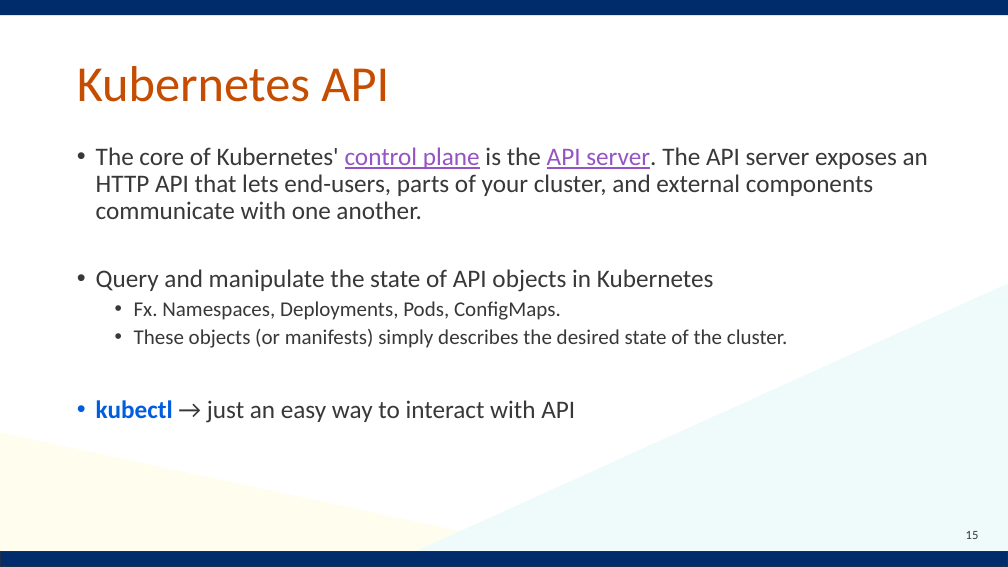
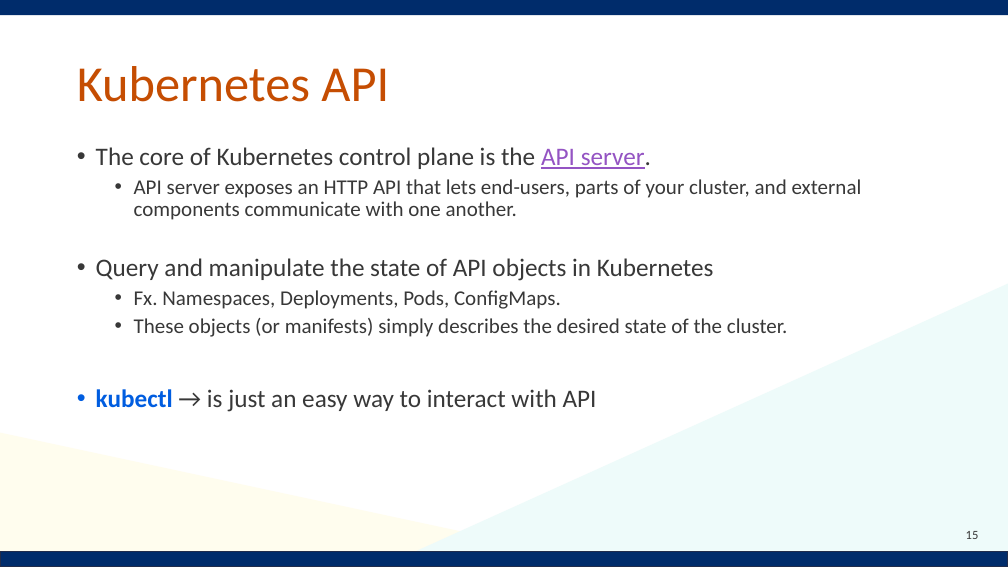
Before and after one commit to Notalib/workshop-kubernetes, a slide deck: slide 15 of Kubernetes_workshop.pptx. Drawn at 1008x567 pixels with LibreOffice and Linux fonts; fonts in the diff are those of the drawing; background and template pictures are left out. Boxes give left, top, right and bottom in pixels: in the first picture for what was removed or moved away, otherwise in the second. Text is boxed around its words. In the diff, an @@ line names an element or a change of style, - is before the commit and + after.

```diff
--- a/Kubernetes_workshop.pptx
+++ b/Kubernetes_workshop.pptx
@@ text at (x1=96, y1=147, x2=862, y2=220): text changed; size 24 to 20 pt @@
-• The core of Kubernetes' control plane is the API server. The API server exposes an HTTP API that lets end-users, parts of your cluster, and external components communicate with one another.
+• The core of Kubernetes control plane is the API server.
+  • API server exposes an HTTP API that lets end-users, parts of your cluster, and external components communicate with one another.
@@ text at (x1=96, y1=389, x2=597, y2=412): text changed @@
-• kubectl → just an easy way to interact with API
+• kubectl → is just an easy way to interact with API
```
Also in this commit, not shown: 37 other slides changed, 4 slides added, 1 slide removed.
